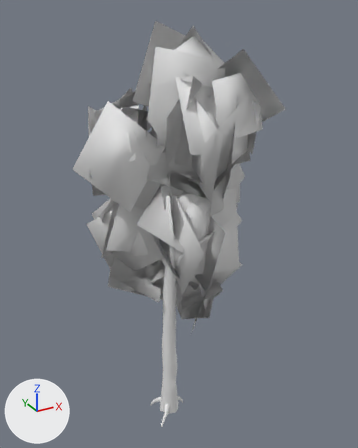
The glTF model models/variants/birch_v2.glb: old version first, new version second.
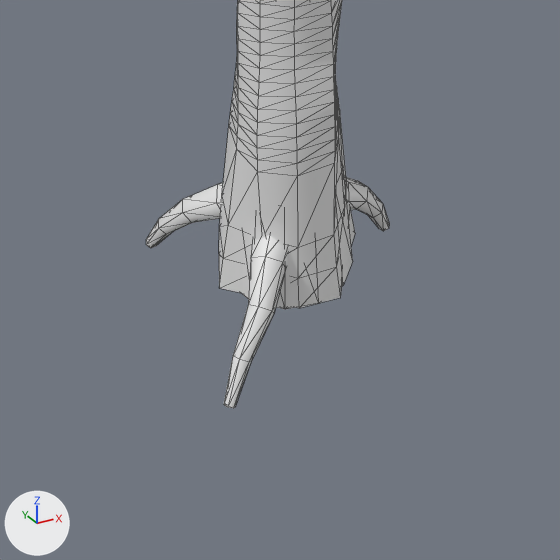
There are two pictures of each version: one whole from a 50 mm camera at (-4.28, -8.26, 8.94) aimed at (0.27, 0.02, 4.8), one close up on the part from 36% to 58% of the width and 83% to 100% of the height. Lighting does not change. The marker at lower left points along +X, +Y and +Z. The older version's two pictures come first. The close-ups show mesh edges as thin lines. Where no turn or scale is listed for an object, it has been applied to the vertices. Vertices at exactly the same position are counted once.

In view in the first close-up: 'Body_Trunk', 'Rubble_Stump'.
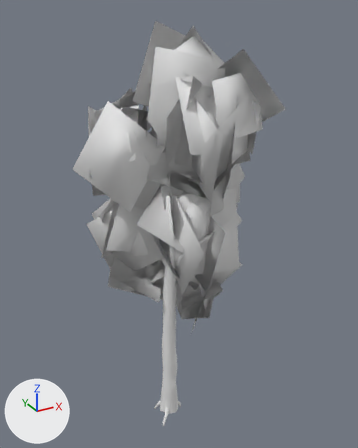
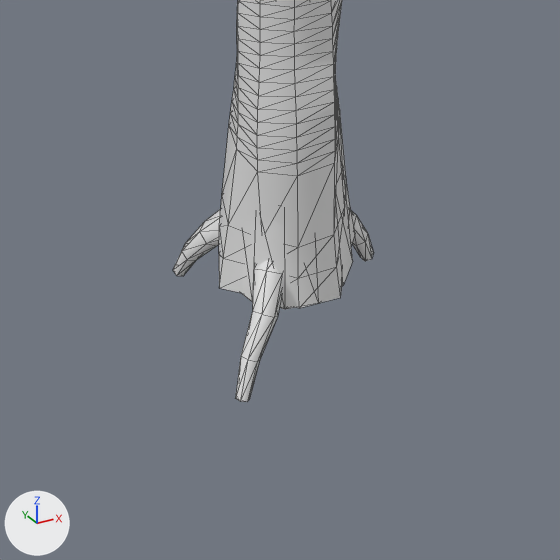
Location of each change, [x1, y1, x2, y2] in pixels of the close-ups (560 x 560 px; the box of a moved part takes in the faces that stretch with it):
```json
{"object": "Body_Trunk", "change": "reshaped", "before": [146, 0, 389, 408], "after": [173, 0, 373, 402]}
{"part": 1, "of": "me_body_trunk", "change": "moved or reshaped", "before": [346, 177, 389, 231], "after": [351, 211, 373, 261]}
{"part": 2, "of": "me_body_trunk", "change": "moved or reshaped", "before": [146, 182, 287, 408], "after": [173, 209, 282, 402]}
```

Edits to the scene script, one JSON object a line:
```json
{"block": "me_body_trunk", "where": "# used by ob_body_trunk; location = (0.0, 0.0, 0.0)"}
{"op": "remove", "block": "me_body_trunk", "code": "me_body_trunk.from_pydata(...)  # 490 vertices, 964 faces; spans x -0.42..0.44, y -0.37..0.42, z -0.13..6.92"}
{"op": "add", "block": "me_body_trunk", "code": "me_body_trunk.from_pydata(...)  # 490 vertices, 964 faces; spans x -0.34..0.39, y -0.3..0.34, z -0.21..6.92"}
{"block": "me_body_trunk", "change": "me_body_trunk part 1: the loose piece of 30 vertices spanning x 0.03..0.44, y -0.06..0.11, z -0.13..0.32 is multiplied about its middle by the matrix ((0.877, 0.085, 0.111), (-0.048, 0.892, -0.021), (-0.23, 0.04, 0.877)), then moved by (-0.04, 0.0, -0.07)"}
{"block": "me_body_trunk", "change": "me_body_trunk part 2: 60 of 490 vertices moved; they spanned x -0.42..0.02, y -0.37..0.42, z -0.13..0.33 and now span x -0.34..0.01, y -0.3..0.34, z -0.21..0.25; mean shift (0.04, 0.0, -0.08); largest move (-0.25, 0.27, 0.16) -> (-0.18, 0.17, 0.01)"}
```
